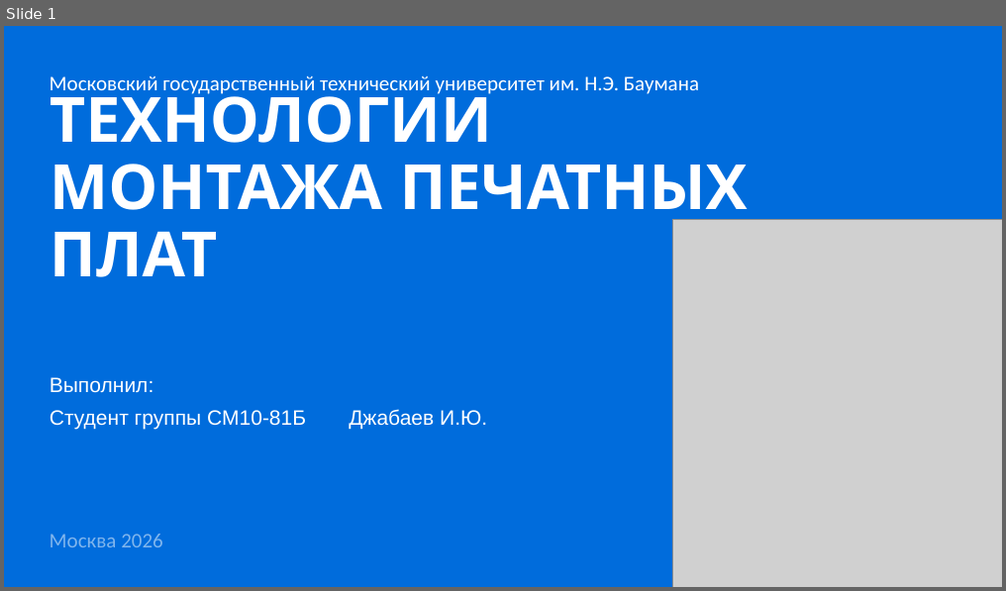
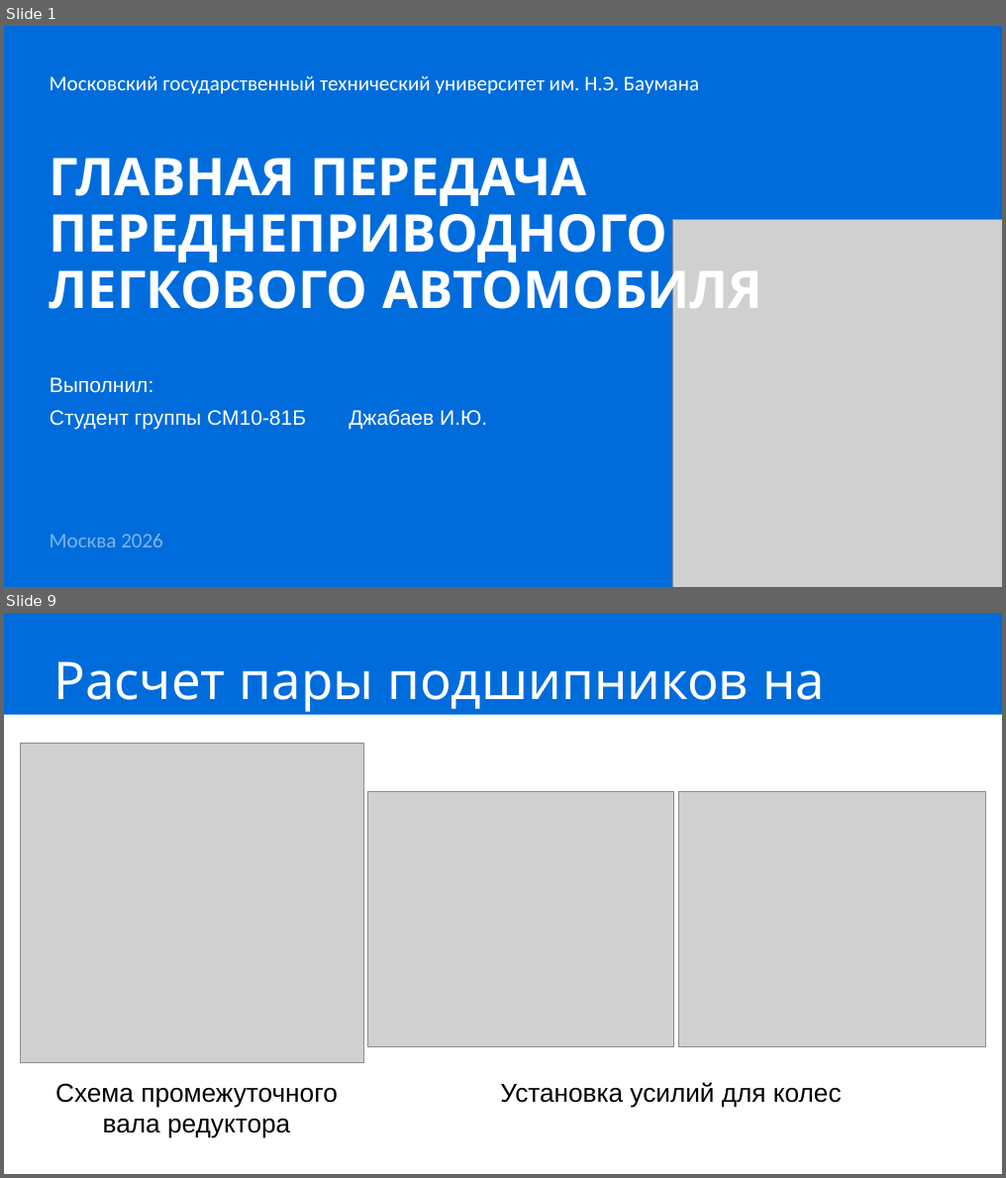
Before and after one commit to IbrahimDzheby/Diplom, a slide deck: НИРС2/Защита.pptx. Shown one above the other, each under a label of ours: slide 1 before the commit, slides 1 and 9 after it; the slides between them are not shown. The pictures are 1006x591 and 1006x1178 pixels, drawn with LibreOffice and Linux fonts; fonts in the diff are those of the drawing; grey boxes stand for pictures. Boxes give left, top, right and bottom in pixels: in the first picture for what was removed or moved away, otherwise in the second. Text is boxed around its words. In the diff, an @@ line names an element or a change of style, - is before the commit and + after.

```diff
--- a/НИРС2/Защита.pptx
+++ b/НИРС2/Защита.pptx
@@ slide 9 added at [4, 613, 1002, 1174], background #FFFFFF @@
@@ rectangle added at [4, 613, 1002, 715], fill #006CDC @@
@@ title added at [54, 662, 825, 744], 50 pt, text #FFFFFF @@
+Расчет пары подшипников на ресурс
@@ picture added at [21, 743, 363, 1062] @@
@@ picture added at [368, 792, 673, 1048] @@
@@ picture added at [679, 792, 986, 1048] @@
@@ text added at [55, 1083, 338, 1139], 25 pt, text #000000 @@
+Схема промежуточного
+вала редуктора
@@ text added at [500, 1082, 842, 1108], 25 pt, text #000000 @@
+Установка усилий для колес
@@ slide 1 changed as well @@
@@ title at [50, 158, 763, 322]: text changed; size 60 to 50 pt @@
-ТЕХНОЛОГИИ МОНТАЖА ПЕЧАТНЫХ ПЛАТ
+ГЛАВНАЯ ПЕРЕДАЧА
+ПЕРЕДНЕПРИВОДНОГО
+ЛЕГКОВОГО АВТОМОБИЛЯ
```
Also in this commit, not shown: 10 other slides added, 10 slides removed, 20 other files.
